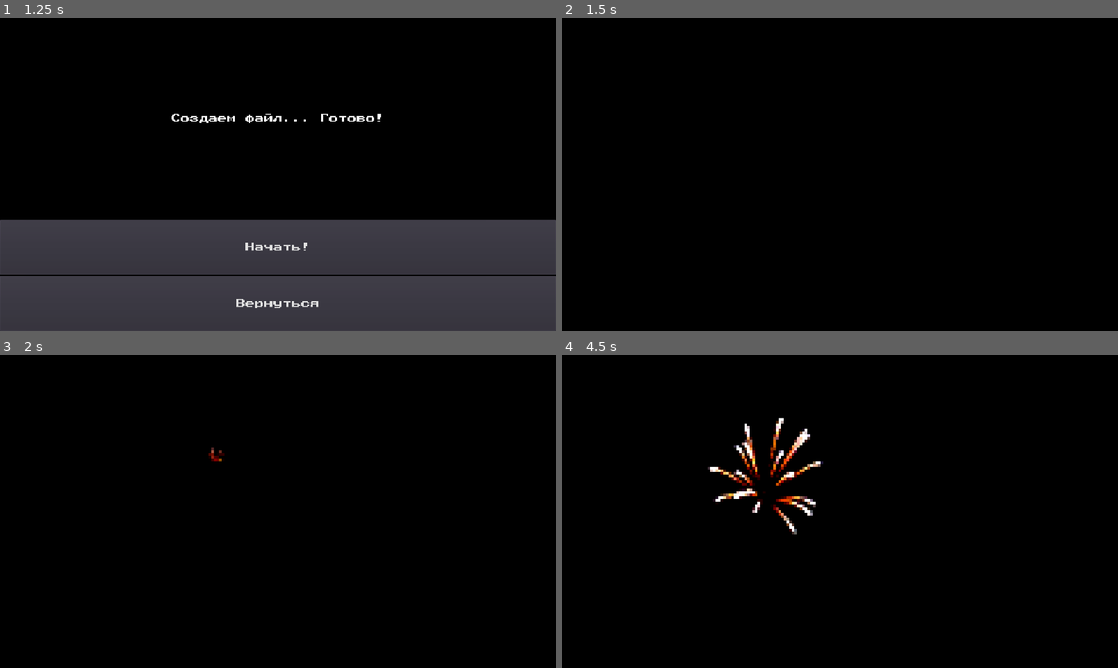
Above: before the commit, frames 1-4 (two rows, left to right).
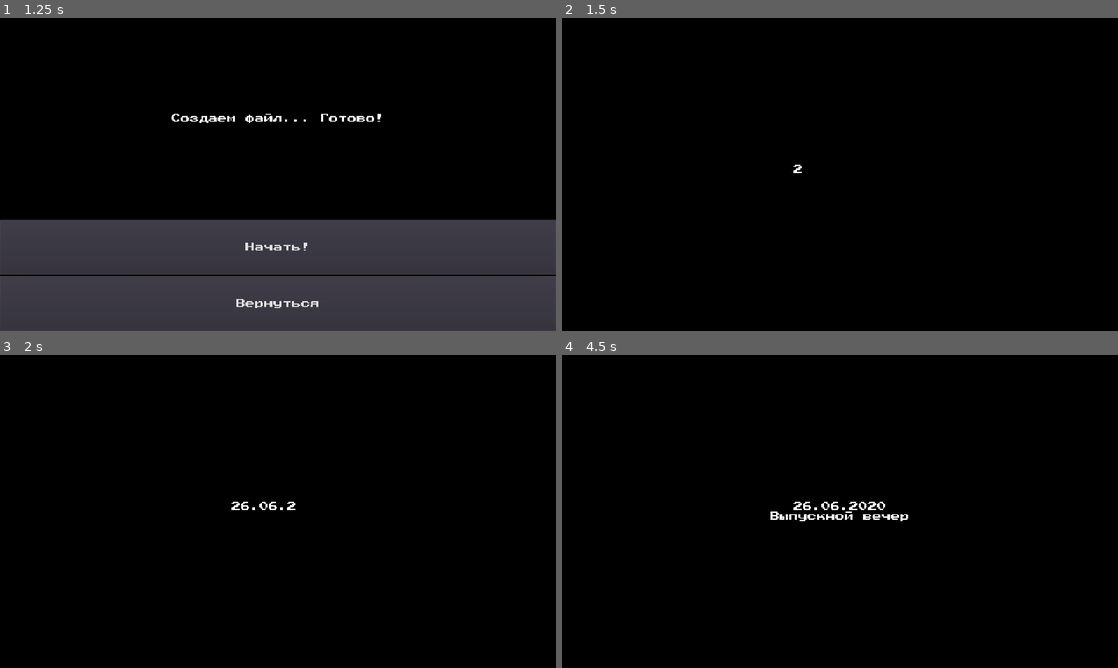
Above: after the commit, the same moments.

Repository: ordinary-dev/student-quest
Game: Godot game, scene res://Scenes/entry.tscn
The game is run twice, just before and just after one commit, with the same random seed, the same clock (stepped at 60 frames per second) and the same inputs.
Inputs (mouse positions are in pixels of both pictures, inside the frame that each line leads up to):
- Up to frame 1 (1.25 s): click "Новая игра" at 0.5 s
- Up to frame 2 (1.5 s): click "Начать!" at 1.25 s
- Up to frame 3 (2 s): no input
- Up to frame 4 (4.5 s): move the mouse to (962, 495) at 2.02 s; click (962, 495) at 2.17 s; move the mouse to (728, 527) at 2.77 s; click (728, 527) at 2.92 s; move the mouse to (895, 442) at 3.52 s; click (895, 442) at 3.67 s; move the mouse to (812, 574) at 4.27 s; click (812, 574) at 4.42 s

Frame 1 is identical in both runs. In frame 2, less than 0.1% of the frame differs, in the area x 41-44%, y 46-50%; in frame 3, 0.2%; in frame 4, 1.9%, in the area x 26-63%, y 20-58%.

Commit message:
Improve intro

Diff:
--- /dev/null
+++ b/Scenes/1.beggining/date1.tscn
@@ -0,0 +1,62 @@
+[gd_scene load_steps=3 format=2]
+
+[sub_resource type="GDScript" id=2]
+script/source = "extends Control
+
+export var song = \"res://Audio/SummerNight.ogg\"
+
+func _ready():
+	get_node(\"/root/ost\").setAndPlay(song)
+	get_node(\"ColorRect/AnimationPlayer\").play(\"text_anim\")
+
+
+# warning-ignore:unused_argument
+func _on_AnimationPlayer_animation_finished(anim_name):
+	yield(get_tree().create_timer(3), \"timeout\")
+	assert(get_tree().change_scene(\"res://Scenes/1.beggining/fireworks.tscn\") == OK)
+"
+
+[sub_resource type="Animation" id=1]
+resource_name = "text_anim"
+length = 2.5
+tracks/0/type = "value"
+tracks/0/path = NodePath("Label:percent_visible")
+tracks/0/interp = 1
+tracks/0/loop_wrap = true
+tracks/0/imported = false
+tracks/0/enabled = true
+tracks/0/keys = {
+"times": PoolRealArray( 0, 1, 1.5, 2.5 ),
+"transitions": PoolRealArray( 1, 1, 1, 1 ),
+"update": 0,
+"values": [ 0.0, 0.45, 0.45, 1.0 ]
+}
+
+[node name="Control" type="Control"]
+anchor_right = 1.0
+anchor_bottom = 1.0
+script = SubResource( 2 )
+__meta__ = {
+"_edit_use_anchors_": false
+}
+
+[node name="ColorRect" type="ColorRect" parent="."]
+anchor_right = 1.0
+anchor_bottom = 1.0
+color = Color( 0, 0, 0, 1 )
+
+[node name="Label" type="Label" parent="ColorRect"]
+anchor_right = 1.0
+anchor_bottom = 1.0
+text = "26.06.2020
+Выпускной вечер"
+align = 1
+valign = 1
+percent_visible = 0.0
+__meta__ = {
+"_edit_use_anchors_": false
+}
+
+[node name="AnimationPlayer" type="AnimationPlayer" parent="ColorRect"]
+anims/text_anim = SubResource( 1 )
+[connection signal="animation_finished" from="ColorRect/AnimationPlayer" to="." method="_on_AnimationPlayer_animation_finished"]
--- /dev/null
+++ b/Scenes/1.beggining/date2.tscn
@@ -0,0 +1,64 @@
+[gd_scene load_steps=3 format=2]
+
+[sub_resource type="GDScript" id=1]
+script/source = "extends Control
+
+var audio = \"res://Audio/fx/tspt_fast_smooth_passenger_train_037.ogg\"
+
+func _ready():
+	get_node(\"ColorRect/AnimationPlayer\").play(\"text_anim\")
+	get_node(\"/root/fx\").setAndPlay(audio)
+
+
+# warning-ignore:unused_argument
+func _on_AnimationPlayer_animation_finished(anim_name):
+	yield(get_tree().create_timer(1.5), \"timeout\")
+	assert(get_tree().change_scene(\"res://Scenes/1.beggining/train.tscn\") == OK)
+"
+
+[sub_resource type="Animation" id=2]
+length = 4.0
+tracks/0/type = "value"
+tracks/0/path = NodePath("Label:percent_visible")
+tracks/0/interp = 1
+tracks/0/loop_wrap = true
+tracks/0/imported = false
+tracks/0/enabled = true
+tracks/0/keys = {
+"times": PoolRealArray( 0, 1, 1.5, 2.5, 3, 4 ),
+"transitions": PoolRealArray( 1, 1, 1, 1, 1, 1 ),
+"update": 0,
+"values": [ 0.0, 0.42, 0.42, 0.82, 0.82, 1.0 ]
+}
+
+[node name="Control" type="Control"]
+anchor_right = 1.0
+anchor_bottom = 1.0
+script = SubResource( 1 )
+__meta__ = {
+"_edit_use_anchors_": false
+}
+
+[node name="ColorRect" type="ColorRect" parent="."]
+anchor_right = 1.0
+anchor_bottom = 1.0
+color = Color( 0, 0, 0, 1 )
+__meta__ = {
+"_edit_use_anchors_": false
+}
+
+[node name="Label" type="Label" parent="ColorRect"]
+anchor_right = 1.0
+anchor_bottom = 1.0
+text = "27.06.2020
+Раннее утро. Поезд"
+align = 1
+valign = 1
+percent_visible = 0.0
+__meta__ = {
+"_edit_use_anchors_": false
+}
+
+[node name="AnimationPlayer" type="AnimationPlayer" parent="ColorRect"]
+anims/text_anim = SubResource( 2 )
+[connection signal="animation_finished" from="ColorRect/AnimationPlayer" to="." method="_on_AnimationPlayer_animation_finished"]
--- a/Scenes/1.beggining/fireworks.tscn
+++ b/Scenes/1.beggining/fireworks.tscn
@@ -1,13 +1,28 @@
-[gd_scene load_steps=3 format=2]
+[gd_scene load_steps=4 format=2]
 
 [ext_resource path="res://Sprites/firework.tres" type="SpriteFrames" id=1]
 
 [sub_resource type="GDScript" id=1]
 script/source = "extends Node2D
 
+var fw = \"res://Audio/fx/firework_explosion_fizz_002.wav\"
+
 func _ready():
+	get_node(\"AnimationPlayer\").play(\"camera\")
 	get_node(\"AnimatedSprite\").frame = 0
+	get_node(\"AnimatedSprite2\").frame = 0
+	get_node(\"AnimatedSprite3\").frame = 0
 	get_node(\"AnimatedSprite\").play()
+	yield(get_tree().create_timer(0.7), \"timeout\")
+	get_node(\"/root/fx\").setAndPlay(fw)
+	yield(get_tree().create_timer(0.08), \"timeout\")
+	get_node(\"AnimatedSprite2\").play()
+	yield(get_tree().create_timer(0.7), \"timeout\")
+	get_node(\"/root/fx\").setAndPlay(fw)
+	yield(get_tree().create_timer(0.4), \"timeout\")
+	get_node(\"AnimatedSprite3\").play()
+	yield(get_tree().create_timer(0.7), \"timeout\")
+	get_node(\"/root/fx\").setAndPlay(fw)
 
 
 func _on_AnimatedSprite_animation_finished():
@@ -16,24 +31,55 @@
 	fl.open(\"user://save.\" + str(get_node(\"/root/global\").loaded) + \".txt\", File.WRITE)
 	fl.store_line(to_json({\"stage\":1}))
 	fl.close()
-	assert(get_tree().change_scene(\"res://Scenes/1.beggining/train.tscn\") == OK)
+	assert(get_tree().change_scene(\"res://Scenes/1.beggining/date2.tscn\") == OK)
 "
+
+[sub_resource type="Animation" id=2]
+resource_name = "camera"
+length = 10.0
+tracks/0/type = "value"
+tracks/0/path = NodePath("Camera2D:offset")
+tracks/0/interp = 1
+tracks/0/loop_wrap = true
+tracks/0/imported = false
+tracks/0/enabled = true
+tracks/0/keys = {
+"times": PoolRealArray( 0, 10 ),
+"transitions": PoolRealArray( 1, 1 ),
+"update": 0,
+"values": [ Vector2( 0, 0 ), Vector2( 0, 200 ) ]
+}
+tracks/1/type = "value"
+tracks/1/path = NodePath("Camera2D:zoom")
+tracks/1/interp = 1
+tracks/1/loop_wrap = true
+tracks/1/imported = false
+tracks/1/enabled = true
+tracks/1/keys = {
+"times": PoolRealArray( 0, 10 ),
+"transitions": PoolRealArray( 1, 1 ),
+"update": 0,
+"values": [ Vector2( 0.9, 0.9 ), Vector2( 1, 1 ) ]
+}
 
 [node name="Node2D" type="Node2D"]
 script = SubResource( 1 )
 
 [node name="Control" type="Control" parent="."]
 margin_right = 40.0
-margin_bottom = 40.0
+margin_bottom = 48.0
 rect_scale = Vector2( 48.2, 27.52 )
 __meta__ = {
 "_edit_use_anchors_": false
 }
 
 [node name="ColorRect" type="ColorRect" parent="Control"]
-margin_right = 40.0
-margin_bottom = 40.0
+anchor_right = 1.0
+anchor_bottom = 1.0
 color = Color( 0, 0, 0, 1 )
+__meta__ = {
+"_edit_use_anchors_": false
+}
 
 [node name="AnimatedSprite" type="AnimatedSprite" parent="."]
 position = Vector2( 675.226, 441.394 )
@@ -41,4 +87,27 @@
 frames = ExtResource( 1 )
 animation = "Main"
 frame = 28
-[connection signal="animation_finished" from="AnimatedSprite" to="." method="_on_AnimatedSprite_animation_finished"]
+
+[node name="AnimatedSprite2" type="AnimatedSprite" parent="."]
+position = Vector2( 1232.91, 729.087 )
+scale = Vector2( 9.08128, 9.33285 )
+frames = ExtResource( 1 )
+animation = "Main"
+frame = 28
+flip_h = true
+
+[node name="AnimatedSprite3" type="AnimatedSprite" parent="."]
+position = Vector2( 498.184, 786.626 )
+scale = Vector2( 9.08128, 9.33285 )
+frames = ExtResource( 1 )
+animation = "Main"
+frame = 28
+
+[node name="AnimationPlayer" type="AnimationPlayer" parent="."]
+anims/camera = SubResource( 2 )
+
+[node name="Camera2D" type="Camera2D" parent="."]
+anchor_mode = 0
+current = true
+zoom = Vector2( 0.9, 0.9 )
+[connection signal="animation_finished" from="AnimatedSprite3" to="." method="_on_AnimatedSprite_animation_finished"]
--- a/Scenes/1.beggining/train.tscn
+++ b/Scenes/1.beggining/train.tscn
@@ -1,9 +1,10 @@
-[gd_scene load_steps=5 format=2]
+[gd_scene load_steps=6 format=2]
 
 [ext_resource path="res://Sprites/field.png" type="Texture" id=1]
 [ext_resource path="res://Sprites/train_front.png" type="Texture" id=2]
+[ext_resource path="res://Sprites/circle.png" type="Texture" id=3]
 
-[sub_resource type="GDScript" id=2]
+[sub_resource type="GDScript" id=1]
 script/source = "extends Node2D
 
 func _ready():
@@ -14,9 +15,8 @@
 	assert(get_tree().change_scene(\"res://Scenes/1.beggining/nav_test.tscn\") == OK)
 "
 
-[sub_resource type="Animation" id=1]
-resource_name = "train"
-length = 5.0
+[sub_resource type="Animation" id=2]
+length = 11.0
 tracks/0/type = "value"
 tracks/0/path = NodePath("Node2D:position")
 tracks/0/interp = 1
@@ -24,10 +24,10 @@
 tracks/0/imported = false
 tracks/0/enabled = true
 tracks/0/keys = {
-"times": PoolRealArray( 1, 4 ),
+"times": PoolRealArray( 1, 10 ),
 "transitions": PoolRealArray( 1, 1 ),
 "update": 0,
-"values": [ Vector2( -1000, 0 ), Vector2( 4700, 0 ) ]
+"values": [ Vector2( -1000, 0 ), Vector2( 9500, 0 ) ]
 }
 tracks/1/type = "value"
 tracks/1/path = NodePath("Camera2D:offset")
@@ -36,14 +36,14 @@
 tracks/1/imported = false
 tracks/1/enabled = true
 tracks/1/keys = {
-"times": PoolRealArray( 0, 5 ),
+"times": PoolRealArray( 0, 11 ),
 "transitions": PoolRealArray( 1, 1 ),
 "update": 0,
 "values": [ Vector2( 0, 80 ), Vector2( 150, 80 ) ]
 }
 
 [node name="Node2D" type="Node2D"]
-script = SubResource( 2 )
+script = SubResource( 1 )
 
 [node name="CanvasModulate" type="CanvasModulate" parent="."]
 color = Color( 0.513726, 0.439216, 0.439216, 1 )
@@ -54,7 +54,13 @@
 texture = ExtResource( 1 )
 
 [node name="Node2D" type="Node2D" parent="."]
-position = Vector2( -1000, 0 )
+position = Vector2( -1300, 0 )
+
+[node name="Light2D" type="Light2D" parent="Node2D"]
+position = Vector2( 927.168, 948.885 )
+scale = Vector2( 31.402, 3.14264 )
+texture = ExtResource( 3 )
+energy = 0.58
 
 [node name="Sprite2" type="Sprite" parent="Node2D"]
 position = Vector2( 440, 855 )
@@ -76,11 +82,36 @@
 scale = Vector2( 13.8132, 16.7737 )
 texture = ExtResource( 2 )
 
+[node name="Sprite8" type="Sprite" parent="Node2D"]
+position = Vector2( -3160, 855 )
+scale = Vector2( 13.8132, 16.7737 )
+texture = ExtResource( 2 )
+
+[node name="Sprite7" type="Sprite" parent="Node2D"]
+position = Vector2( -4060, 855 )
+scale = Vector2( 13.8132, 16.7737 )
+texture = ExtResource( 2 )
+
+[node name="Sprite6" type="Sprite" parent="Node2D"]
+position = Vector2( -4960, 855 )
+scale = Vector2( 13.8132, 16.7737 )
+texture = ExtResource( 2 )
+
+[node name="Sprite10" type="Sprite" parent="Node2D"]
+position = Vector2( -5860, 855 )
+scale = Vector2( 13.8132, 16.7737 )
+texture = ExtResource( 2 )
+
+[node name="Sprite9" type="Sprite" parent="Node2D"]
+position = Vector2( -6760, 855 )
+scale = Vector2( 13.8132, 16.7737 )
+texture = ExtResource( 2 )
+
 [node name="AnimationPlayer" type="AnimationPlayer" parent="."]
-anims/train = SubResource( 1 )
+anims/train = SubResource( 2 )
 
 [node name="Camera2D" type="Camera2D" parent="."]
-offset = Vector2( 0, 80 )
+offset = Vector2( 13.6364, 80 )
 anchor_mode = 0
 current = true
 zoom = Vector2( 0.9, 0.9 )
--- a/Scenes/entry.tscn
+++ b/Scenes/entry.tscn
@@ -38,6 +38,9 @@
 anchor_right = 1.0
 anchor_bottom = 1.0
 color = Color( 0, 0, 0, 1 )
+__meta__ = {
+"_edit_use_anchors_": false
+}
 
 [node name="Label" type="Label" parent="ColorRect"]
 anchor_right = 1.0
--- a/Scenes/global/fx.tscn
+++ b/Scenes/global/fx.tscn
@@ -54,11 +54,14 @@
 "
 
 [node name="AudioStreamPlayer" type="AudioStreamPlayer"]
+bus = "FX"
 script = SubResource( 1 )
 btn_click_path = "res://Audio/fx/button_click_01.wav"
 fx2_path = NodePath("AudioStreamPlayer2")
 fx3_path = NodePath("AudioStreamPlayer3")
 
 [node name="AudioStreamPlayer2" type="AudioStreamPlayer" parent="."]
+bus = "FX"
 
 [node name="AudioStreamPlayer3" type="AudioStreamPlayer" parent="."]
+bus = "FX"
--- a/Scenes/menu/new.tscn
+++ b/Scenes/menu/new.tscn
@@ -37,7 +37,7 @@
 func _on_Button_pressed():
 	get_node(\"/root/fx\").click1()
 	get_node(\"/root/global\").loaded = num
-	assert(get_tree().change_scene(\"res://Scenes/1.beggining/fireworks.tscn\") == OK)
+	assert(get_tree().change_scene(\"res://Scenes/1.beggining/date1.tscn\") == OK)
 
 
 func _on_ButtonBack_pressed():
--- a/bus_layout.tres
+++ /dev/null
@@ -1,15 +0,0 @@
-[gd_resource type="AudioBusLayout" format=2]
-
-[resource]
-bus/1/name = "Background"
-bus/1/solo = false
-bus/1/mute = false
-bus/1/bypass_fx = false
-bus/1/volume_db = 4.5
-bus/1/send = "Master"
-bus/2/name = "FX"
-bus/2/solo = false
-bus/2/mute = false
-bus/2/bypass_fx = false
-bus/2/volume_db = 0.0
-bus/2/send = "Master"
--- /dev/null
+++ b/default_bus_layout.tres
@@ -0,0 +1,14 @@
+[gd_resource type="AudioBusLayout" load_steps=2 format=2]
+
+[sub_resource type="AudioEffectStereoEnhance" id=1]
+resource_name = "StereoEnhance"
+
+[resource]
+bus/1/name = "FX"
+bus/1/solo = false
+bus/1/mute = false
+bus/1/bypass_fx = false
+bus/1/volume_db = -4.003
+bus/1/send = "Master"
+bus/1/effect/0/effect = SubResource( 1 )
+bus/1/effect/0/enabled = true
Not shown, added: Audio/SummerNight.ogg.import
Not shown, added: Audio/fx/firework_explosion_fizz_002.wav.import
Not shown, added: Audio/fx/tspt_fast_smooth_passenger_train_037.ogg.import
Not shown, added: Audio/SummerNight.ogg
Not shown, added: Audio/fx/firework_explosion_fizz_002.wav
Not shown, added: Audio/fx/tspt_fast_smooth_passenger_train_037.ogg
